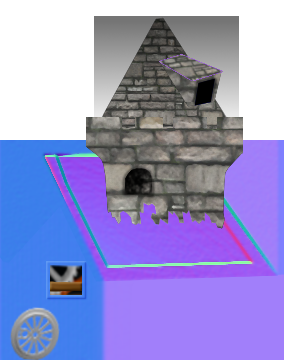
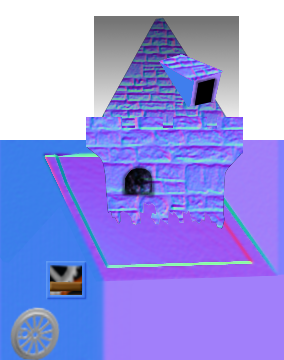
Layer changes from the first 284 × 360 image to the second:
painted on "roof_2-Kopie" over [159, 54, 223, 81]
added layer "window#2" above "window#3" over [160, 57, 197, 107]
added layer "window#3" above "stones_large-Kopie#2" over [160, 57, 222, 107]
painted on "stones_large-Kopie#2" over [86, 57, 243, 229]
painted on "roof#3" over [103, 17, 231, 134]
